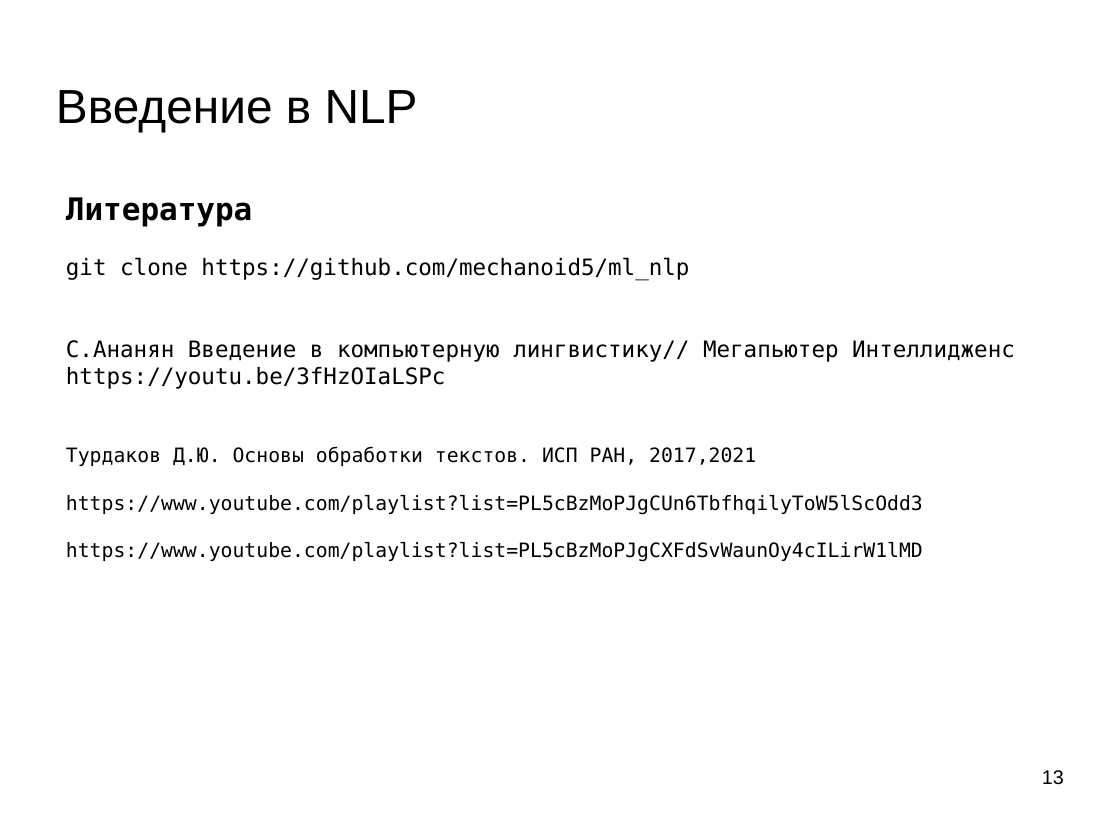
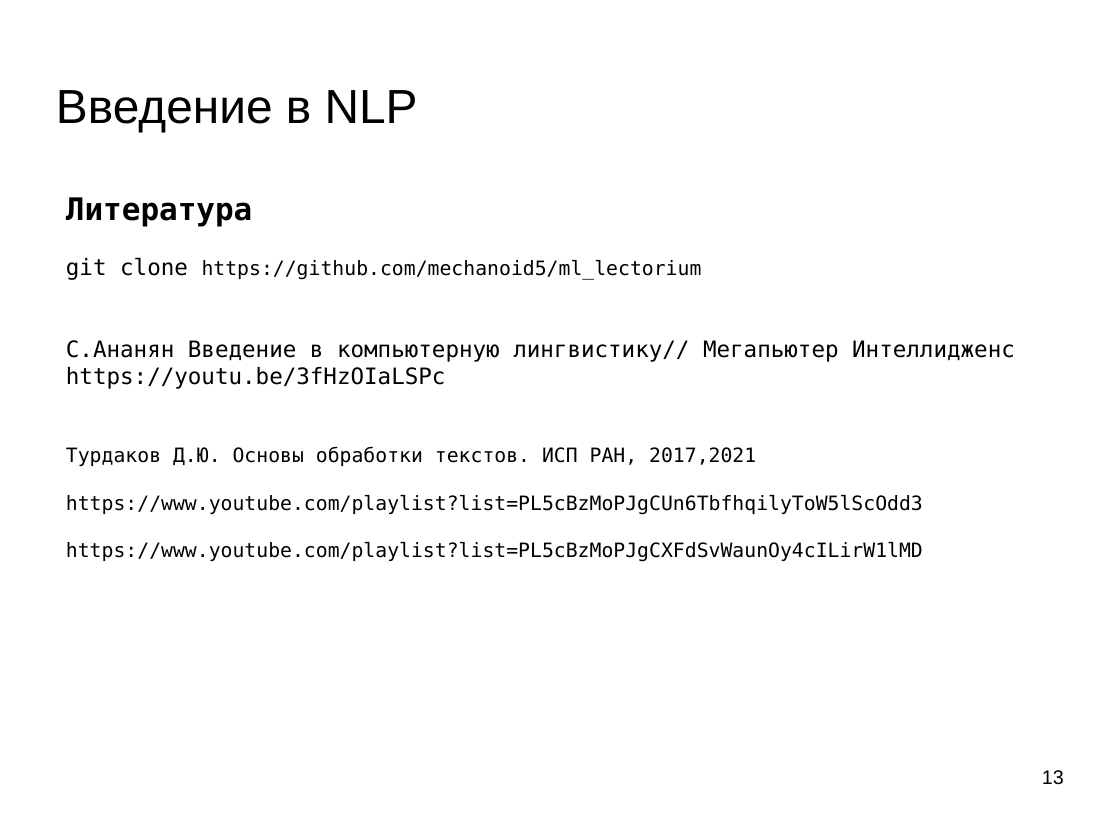
Before and after one commit to mechanoid5/ml_lectorium_2023_I, a slide deck: slide 13 of 22-text-proc.odp. Drawn at 1120x840 pixels with LibreOffice and Linux fonts; fonts in the diff are those of the drawing; background and template pictures are left out. Boxes give left, top, right and bottom in pixels: in the first picture for what was removed or moved away, otherwise in the second. Text is boxed around its words. In the diff, an @@ line names an element or a change of style, - is before the commit and + after.

```diff
--- a/22-text-proc.odp
+++ b/22-text-proc.odp
@@ text at (66,257,702,280): text changed; size 16 to 14 pt @@
-git clone https://github.com/mechanoid5/ml_nlp
+git clone https://github.com/mechanoid5/ml_lectorium
```
Also in this commit, not shown: 15 other files.
